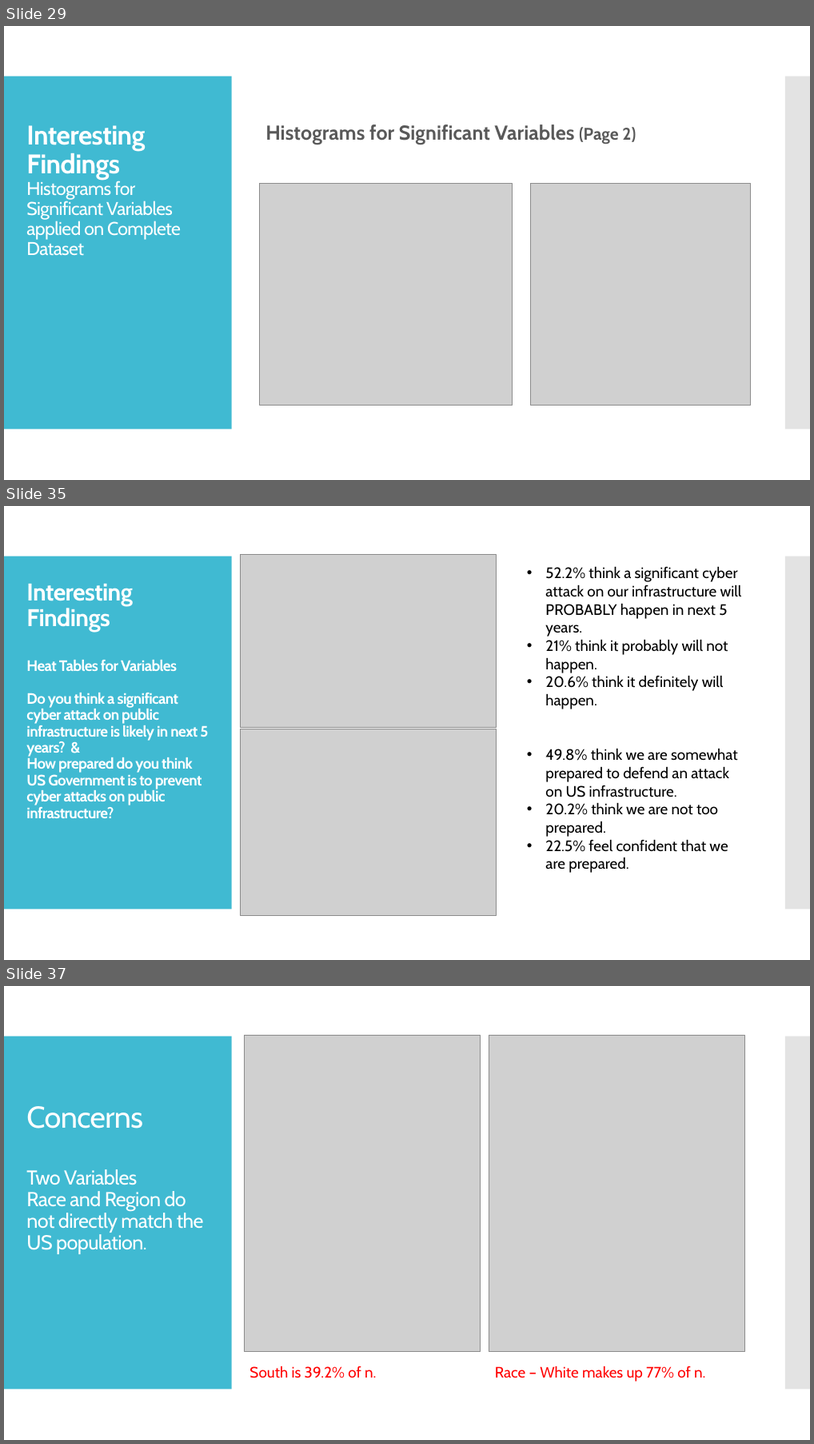
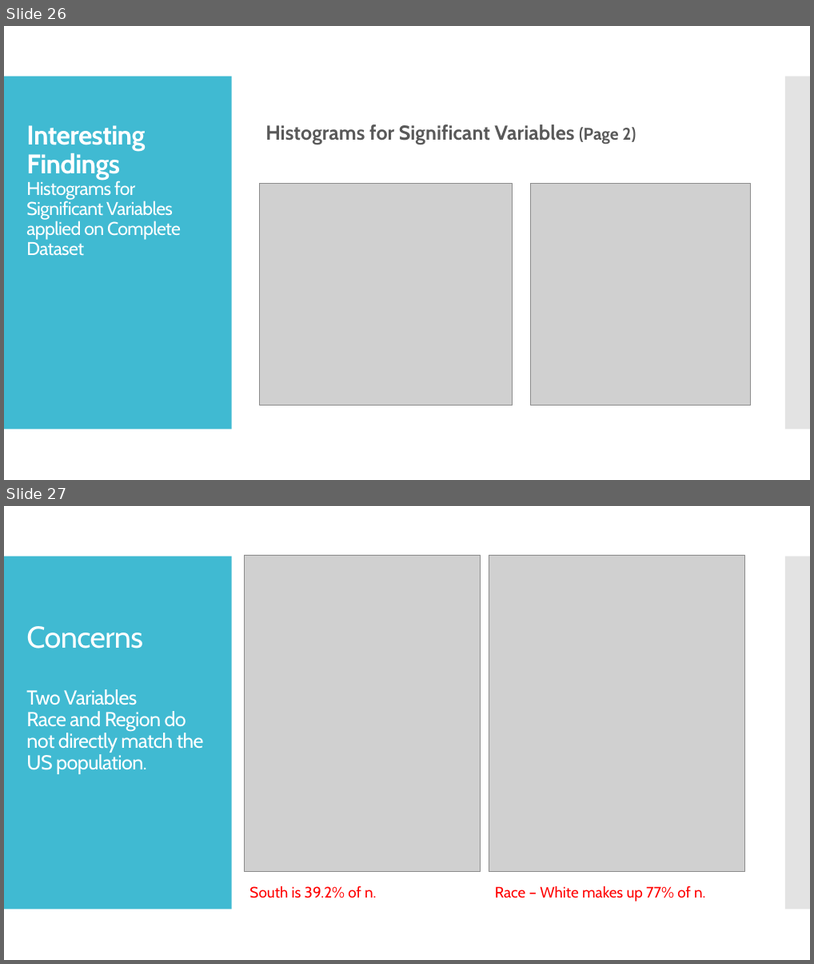
Before and after one commit to austintoller/Final-Capstone-Project, a slide deck: Capstone_Final_Report_Cybersecurity.pptx. Shown one above the other, each under a label of ours: slides 29, 35 and 37 before the commit, slides 26 and 27 after it; the slides between them are not shown. The pictures are 814x1444 and 814x964 pixels, drawn with LibreOffice and Linux fonts; fonts in the diff are those of the drawing; grey boxes stand for pictures. Boxes give left, top, right and bottom in pixels: in the first picture for what was removed or moved away, otherwise in the second. Text is boxed around its words. In the diff, an @@ line names an element or a change of style, - is before the commit and + after.

```diff
--- a/Capstone_Final_Report_Cybersecurity.pptx
+++ b/Capstone_Final_Report_Cybersecurity.pptx
@@ slide 35 removed at box(4, 506, 810, 960), background #FFFFFF; not listed: 2 template elements that a slide beside it also shows @@
@@ picture removed at box(241, 554, 496, 728) @@
@@ text removed at box(546, 566, 742, 872) @@
-• 52.2% think a significant cyber attack on our infrastructure will PROBABLY happen in next 5 years.
-• 21% think it probably will not happen.
-• 20.6% think it definitely will happen.
-• 49.8% think we are somewhat prepared to defend an attack on US infrastructure.
-• 20.2% think we are not too prepared.
-• 22.5% feel confident that we are prepared.
@@ title removed at box(26, 584, 208, 818) @@
-Interesting Findings
-Heat Tables for Variables
-Do you think a significant cyber attack on public infrastructure is likely in next 5 years? &
-How prepared do you think US Government is to prevent cyber attacks on public infrastructure?
@@ picture removed at box(241, 728, 496, 916) @@
@@ what was slide 29 is now slide 26 @@
@@ what was slide 37 is now slide 27 @@
```
Also in this commit, not shown: 1 slide changed, 9 other slides removed, 2 other files.
